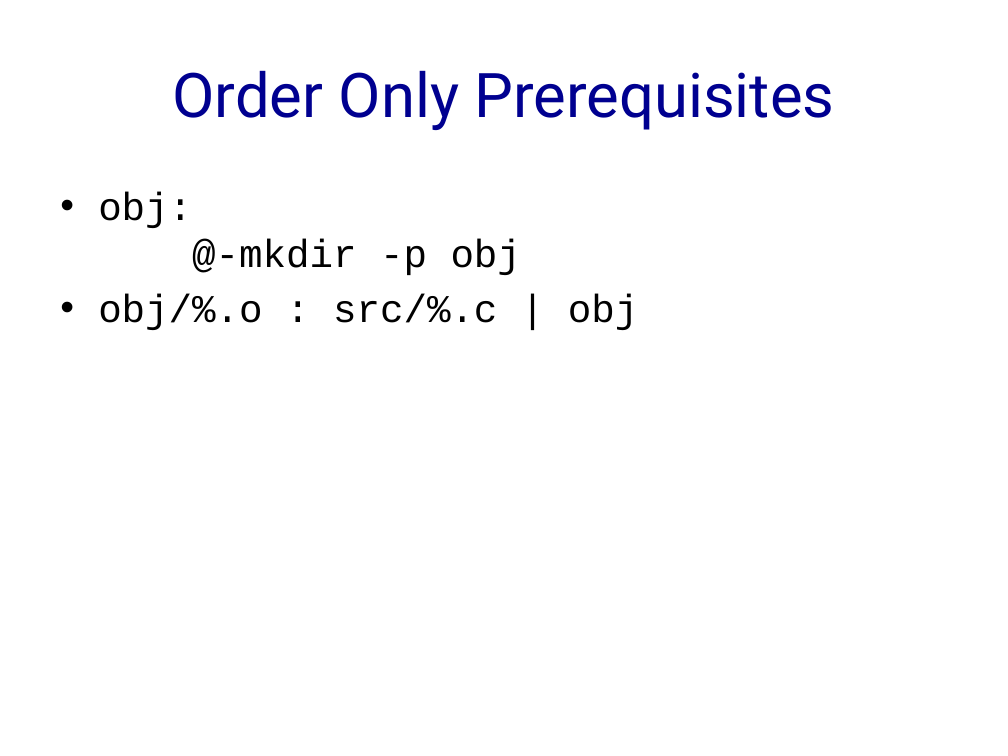
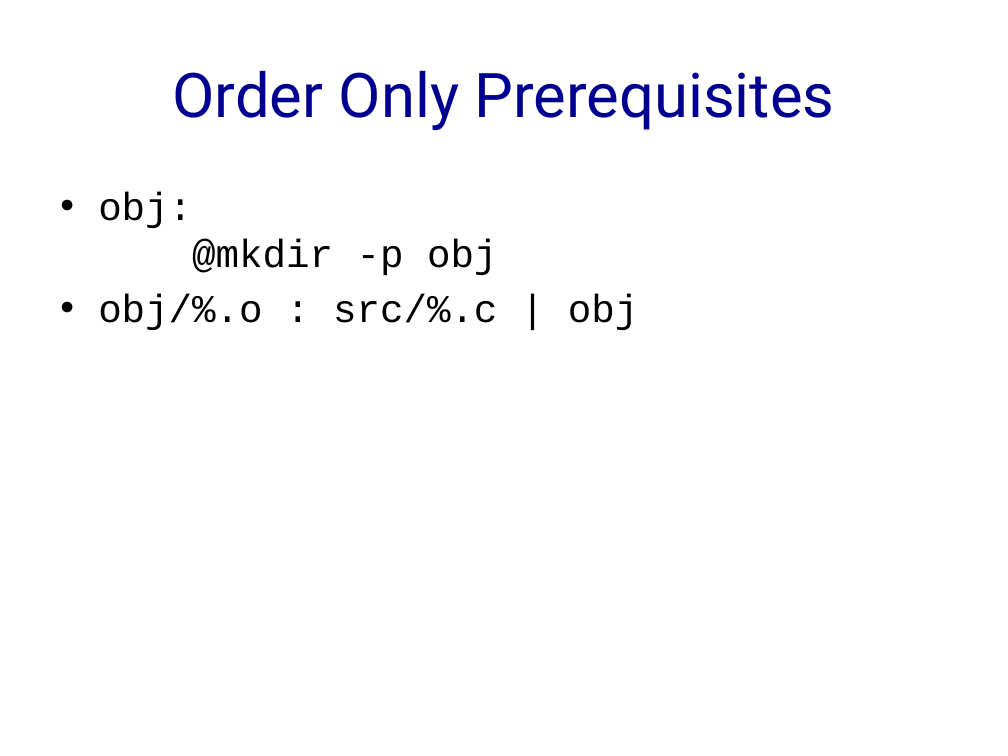
Before and after one commit to h8liu-archives/making-makefiles, a slide deck: slide 19 of slides.pptx. Drawn at 1008x756 pixels with LibreOffice and Linux fonts; fonts in the diff are those of the drawing. Boxes give left, top, right and bottom in pixels: in the first picture for what was removed or moved away, otherwise in the second. Text is boxed around its words. In the diff, an @@ line names an element or a change of style, - is before the commit and + after.

Commit message:
slides

```diff
--- a/slides.pptx
+++ b/slides.pptx
@@ text at [98,192,497,275]: text changed @@
-• obj:
-  @-mkdir -p obj
+• obj:
+  @mkdir -p obj
```
Also in this commit, not shown: 1 other slide changed.
